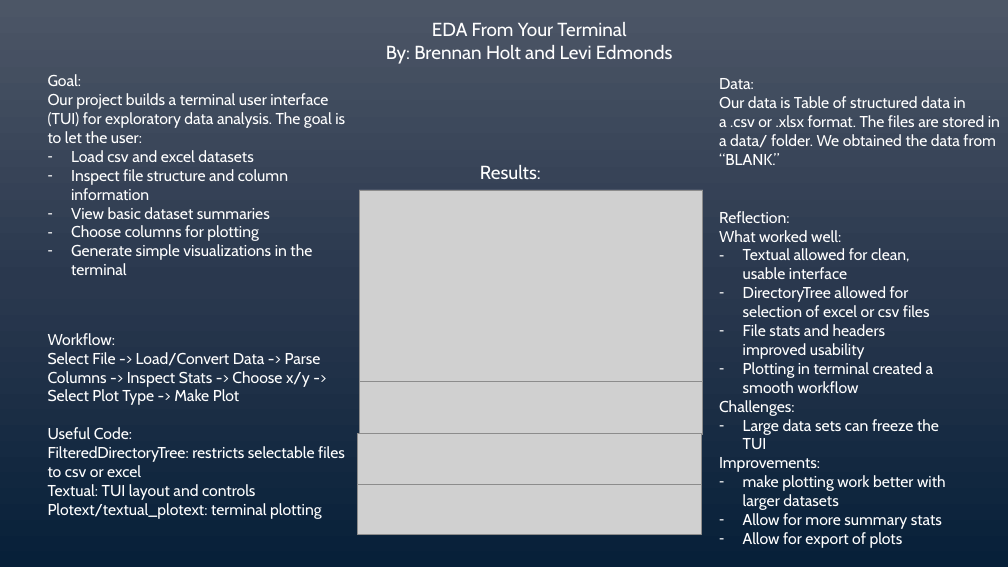
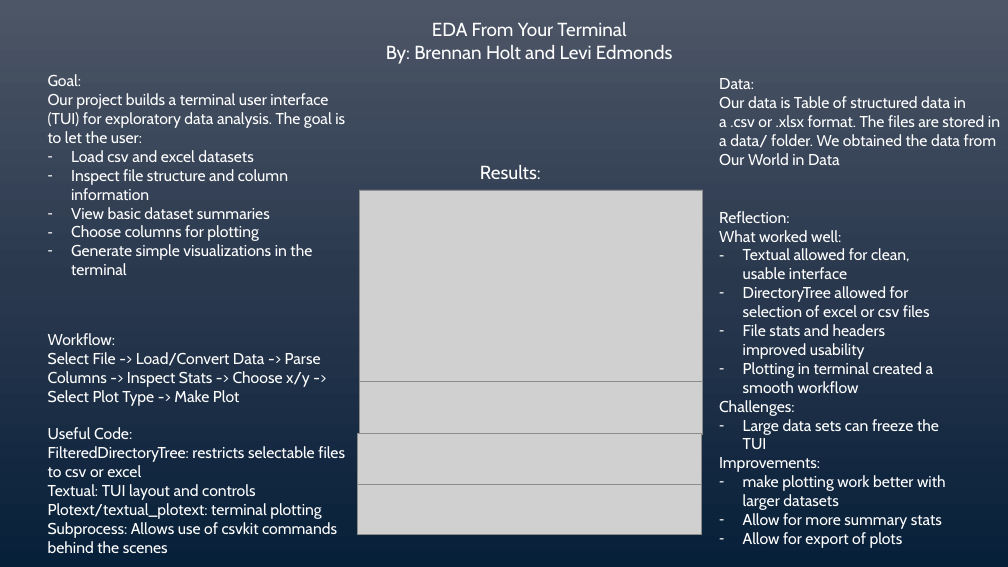
Before and after one commit to LAEdmonds/EDA-TUI, a slide deck: slide 1 of Presentation.pptx. Drawn at 1008x567 pixels with LibreOffice and Linux fonts; fonts in the diff are those of the drawing; grey boxes stand for pictures. Boxes give left, top, right and bottom in pixels: in the first picture for what was removed or moved away, otherwise in the second. Text is boxed around its words. In the diff, an @@ line names an element or a change of style, - is before the commit and + after.

```diff
--- a/Presentation.pptx
+++ b/Presentation.pptx
@@ text at (x1=719, y1=96, x2=1000, y2=165): text changed @@
-Our data is Table of structured data in a .csv or .xlsx format. The files are stored in a data/ folder. We obtained the data from “BLANK.”
+Our data is Table of structured data in a .csv or .xlsx format. The files are stored in a data/ folder. We obtained the data from Our World in Data
@@ text at (x1=48, y1=522, x2=337, y2=553): paragraph added @@
+Subprocess: Allows use of csvkit commands behind the scenes
```
